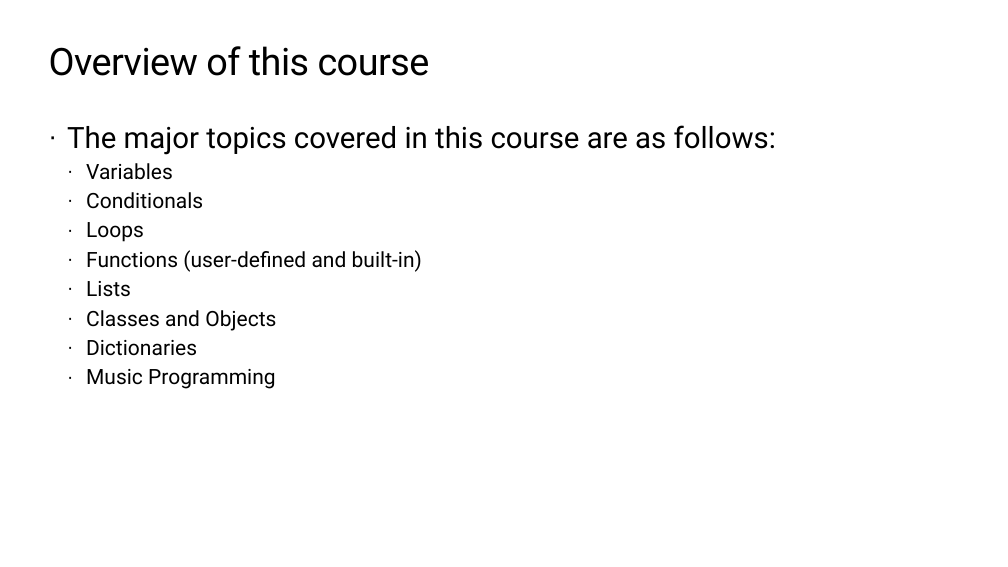
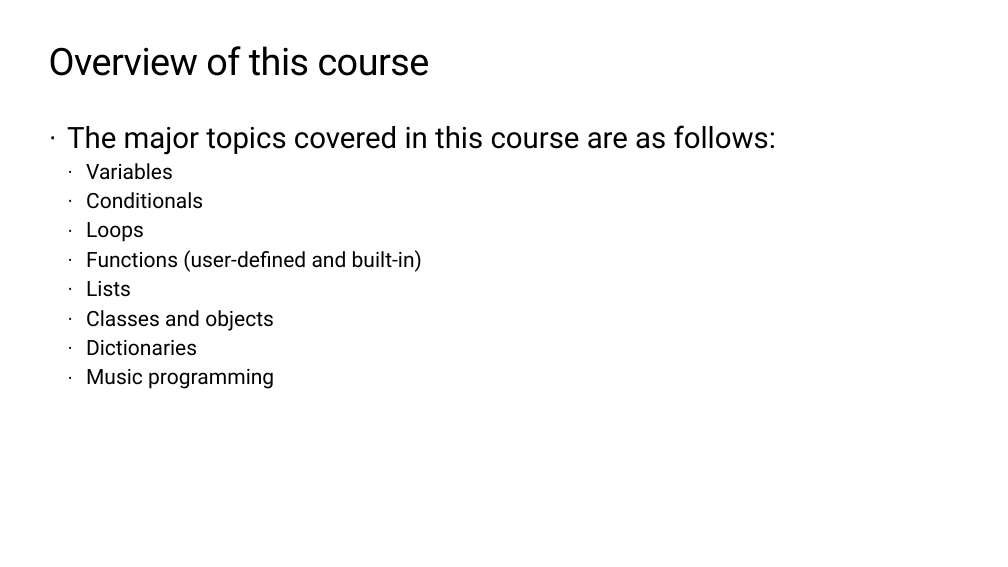
Before and after one commit to TEALSK12/2nd-semester-introduction-to-computer-science, a slide deck: slide 6 of units/1_unit/slidedecks/Intro Python 1.01 TEALS.pptx. Drawn at 1008x567 pixels with LibreOffice and Linux fonts; fonts in the diff are those of the drawing; background and template pictures are left out. Boxes give left, top, right and bottom in pixels: in the first picture for what was removed or moved away, otherwise in the second. Text is boxed around its words. In the diff, an @@ line names an element or a change of style, - is before the commit and + after.

```diff
--- a/units/1_unit/slidedecks/Intro Python 1.01 TEALS.pptx
+++ b/units/1_unit/slidedecks/Intro Python 1.01 TEALS.pptx
@@ text at box(86, 310, 274, 331): text changed @@
-  · Classes and Objects
+  · Classes and objects
@@ text at box(86, 369, 274, 389): text changed @@
-  · Music Programming
+  · Music programming
```
Also in this commit, not shown: 8 other slides changed.
